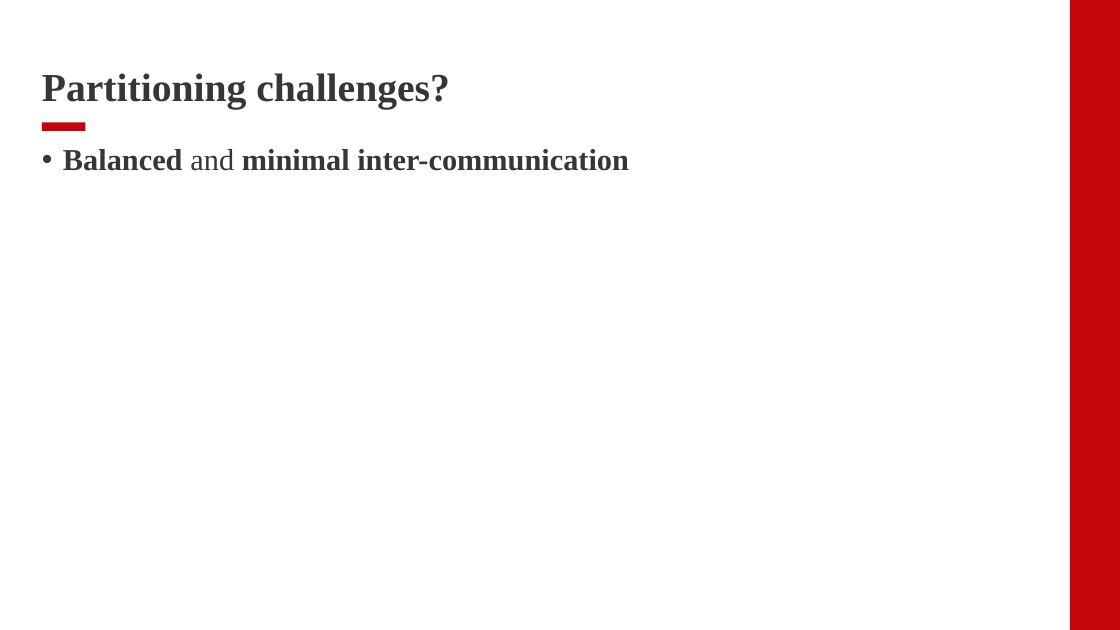
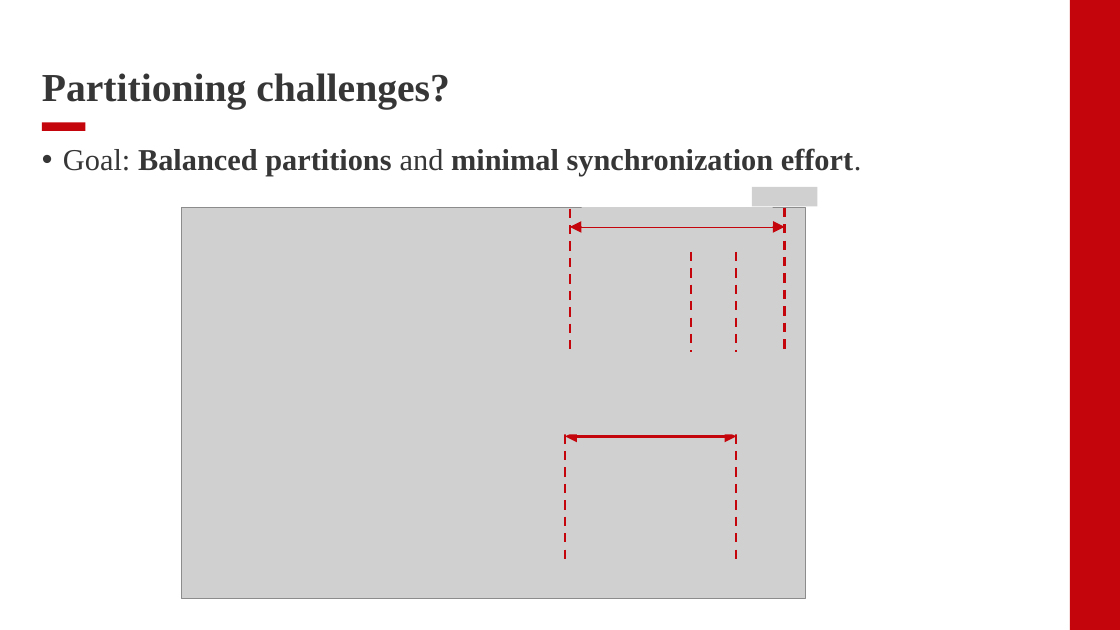
Before and after one commit to Foolock/papers, a slide deck: slide 7 of RepCut/RepCut.pptx. Drawn at 1120x630 pixels with LibreOffice and Linux fonts; fonts in the diff are those of the drawing; grey boxes stand for pictures; background and template pictures are left out. Boxes give left, top, right and bottom in pixels: in the first picture for what was removed or moved away, otherwise in the second. Text is boxed around its words. In the diff, an @@ line names an element or a change of style, - is before the commit and + after.

```diff
--- a/RepCut/RepCut.pptx
+++ b/RepCut/RepCut.pptx
@@ text at bbox=[63, 148, 862, 177]: text changed @@
-• Balanced and minimal inter-communication
+• Goal: Balanced partitions and minimal synchronization effort.
@@ picture added at bbox=[181, 208, 806, 598] @@
@@ line added from (570, 208) to (570, 354), #C5050C 2 pt dashed @@
@@ picture added at bbox=[582, 208, 773, 228] @@
@@ picture added at bbox=[752, 187, 818, 207] @@
@@ line added from (785, 208) to (785, 353), #C5050C 2 pt dashed @@
@@ double arrow added from (570, 227) to (785, 227), #C5050C 2 pt @@
@@ picture added at bbox=[655, 231, 721, 251] @@
@@ picture added at bbox=[704, 232, 770, 252] @@
@@ line added from (691, 252) to (691, 353), #C5050C 2 pt dashed @@
@@ line added from (737, 252) to (737, 353), #C5050C 2 pt dashed @@
@@ picture added at bbox=[560, 415, 751, 435] @@
@@ line added from (565, 418) to (565, 563), #C5050C 2 pt dashed @@
@@ picture added at bbox=[704, 394, 770, 414] @@
@@ line added from (737, 418) to (737, 563), #C5050C 2 pt dashed @@
@@ double arrow added from (565, 436) to (737, 436), #C5050C 2 pt @@
```
Also in this commit, not shown: 1 slide added, 1 other file.
